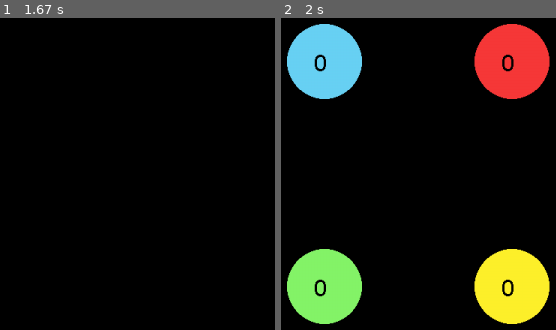
Above: before the commit, frames 1-2 (left to right).
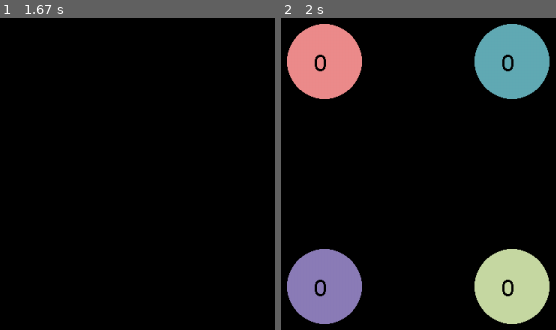
Above: after the commit, the same moments.

Repository: Siodhna/40-kraadi
Game: pygame game, started from Pygame/40 kraadi.py
Two runs of this game, one before a commit and one after it. Both use one fixed random seed, a clock stepped at 60 frames per second and the inputs below.
Inputs (mouse positions are in pixels of both pictures, inside the frame that each line leads up to):
- Up to frame 1 (1.67 s): click (outside the picture) at 0.38 s; click (outside the picture) at 0.72 s; press the mouse at (outside the picture) at 1.53 s; move the mouse to (outside the picture) at 1.63 s
- Up to frame 2 (2 s): release the mouse at (outside the picture) at 1.77 s

Frame 1 is identical in both runs. In frame 2, 21% of the frame differs, in the area x 2-98%, y 1-99%.

Commit message:
värvide muutus

Diff:
--- a/Pygame/40 kraadi.py
+++ b/Pygame/40 kraadi.py
@@ -7,16 +7,18 @@
 valge = (255, 255, 255)
 hall = (105, 105, 105)
 helehall = (199, 199, 199)
-lillakas = (117, 117, 255)
-erkpunane = (255, 92, 92)
-münt = (41, 255, 169)
-
-sin = (105, 210, 245)
-roh = (133, 245, 105)
-pun = (247, 57, 57)
-kol = (255, 241, 43)
-ora = (255, 149, 43)
-roo = (245, 95, 250)
+
+taustavärv = (255, 250, 191)
+kaardivärv = (230, 209, 142)
+nupukollane_a = (196, 162, 100)
+nupukollane_b = (173, 143, 87)
+
+sin = (237, 140, 140)
+roh = (140, 125, 184)
+pun = (98, 171, 181)
+kol = (199, 217, 163)
+ora = (107, 140, 121)
+roo = (204, 172, 126)
 
 pygame.init()
 
